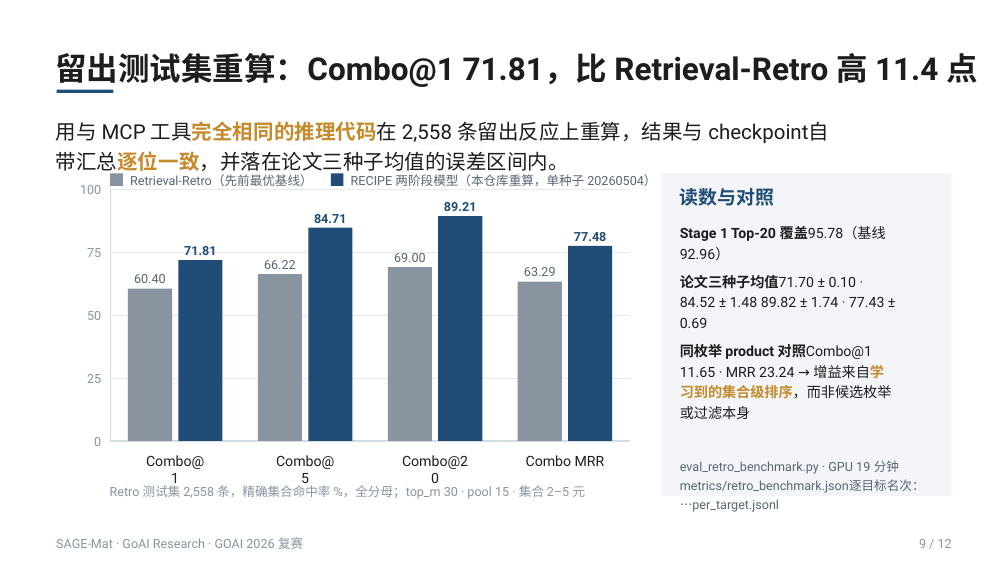
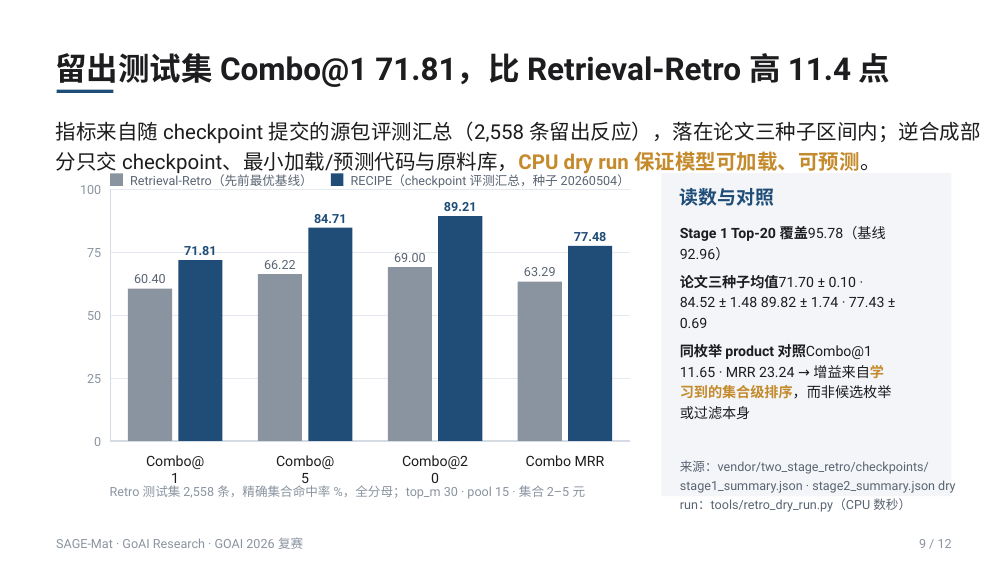
Before and after one commit to asimfish/goai_research, a slide deck: slide 9 of submission/goai_final/deck/SAGE-Mat_复赛方案说明.pptx. Drawn at 1008x567 pixels with LibreOffice and Linux fonts; fonts in the diff are those of the drawing. Boxes give left, top, right and bottom in pixels: in the first picture for what was removed or moved away, otherwise in the second. Text is boxed around its words. In the diff, an @@ line names an element or a change of style, - is before the commit and + after.

Commit message:
refactor: ship the retrosynthesis model as a minimal package with a CPU dry run
Drop the benchmark script and its derived metric files; the retro part now
consists only of the two checkpoints, the minimal load/predict code and the
precursor library. tools/retro_dry_run.py verifies checkpoint hashes and
predicts on CPU; install.sh --retro installs the CPU torch wheel by default
(GOAI_TORCH_INDEX overrides) so the dry run works in a clean environment.
Metrics in the report, deck and SUBMISSION.md are attributed to the shipped
checkpoint evaluation summaries instead of an in-repo recomputation.

```diff
--- a/submission/goai_final/deck/SAGE-Mat_复赛方案说明.pptx
+++ b/submission/goai_final/deck/SAGE-Mat_复赛方案说明.pptx
@@ text at (55,53,890,87): text changed @@
-留出测试集重算：Combo@1 71.81，比 Retrieval-Retro 高 11.4 点
+留出测试集 Combo@1 71.81，比 Retrieval-Retro 高 11.4 点
@@ text at (56,121,980,175): text changed @@
-用与 MCP 工具完全相同的推理代码在 2,558 条留出反应上重算，结果与 checkpoint自带汇总逐位一致，并落在论文三种子均值的误差区间内。
+指标来自随 checkpoint 提交的源包评测汇总（2,558 条留出反应），落在论文三种子区间内；逆合成部分只交 checkpoint、最小加载/预测代码与原料库，CPU dry run 保证模型可加载、可预测。
@@ text at (351,173,630,188): text changed @@
-RECIPE 两阶段模型（本仓库重算，单种子 20260504）
+RECIPE（checkpoint 评测汇总，种子 20260504）
@@ text at (680,460,955,512): text changed @@
-eval_retro_benchmark.py · GPU 19 分钟metrics/retro_benchmark.json逐目标名次：…per_target.jsonl
+来源：vendor/two_stage_retro/checkpoints/ stage1_summary.json · stage2_summary.json dry run：tools/retro_dry_run.py（CPU 数秒）
```
Also in this commit, not shown: 2 other slides changed, 28 other files.
